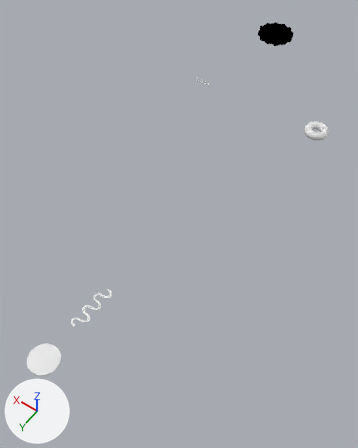
Renders of the Blender file explpsion.blend from each side of a commit.
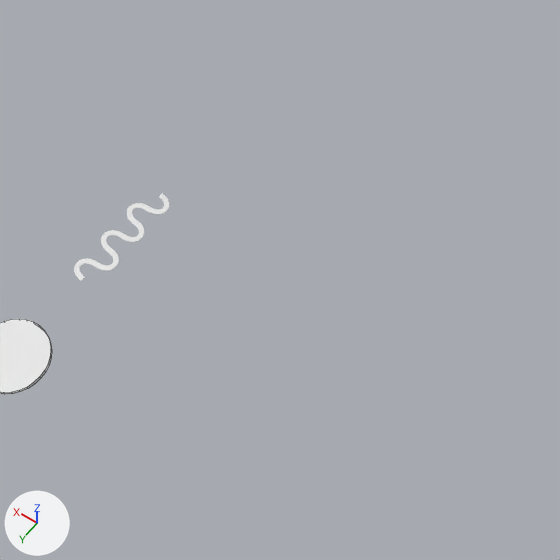
Each version appears first whole from a camera (50 mm lens) standing at (-10.12, 24.76, 21.28) and looking at (0.63, 9.71, -2.37), and next in a close-up on the part from 11% to 78% of the width and 46% to 100% of the height. Lighting does not change. The marker at lower left points along +X, +Y and +Z. The first two pictures are the older version. The close-ups show mesh edges as thin lines.

In view in the first close-up: '柱体.001', '贝塞尔曲线'.
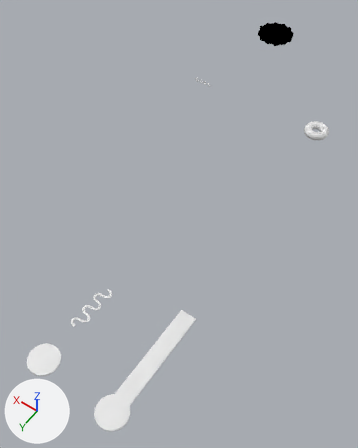
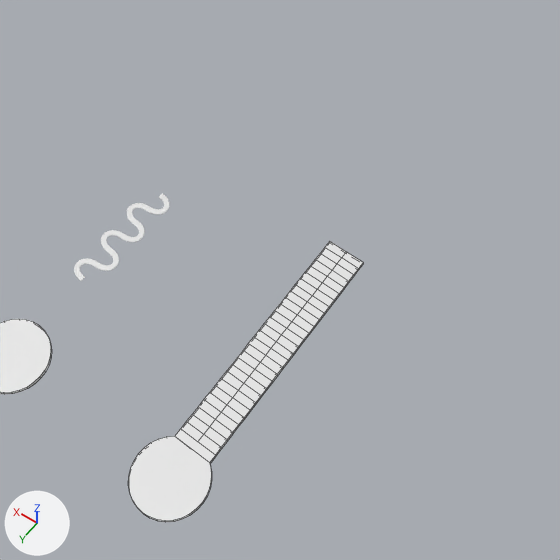
Changed parts and their boxes [x1, y1, x2, y2] in the close-ups (560 x 560 px):
'平面', added
    after: [128, 241, 363, 522]

What the commit changed:
Mesh me_平面 is new.
It has 228 vertices, 205 faces and spans x -1.79..1.79, y -1.0..1.54, z -0.08..0.0.
Object '平面' (ob_平面) is new; it shows me_平面.
Its location is (-4.0, 17.9, 0.04).
Its scale is (0.42, 2.49, 1.0).
